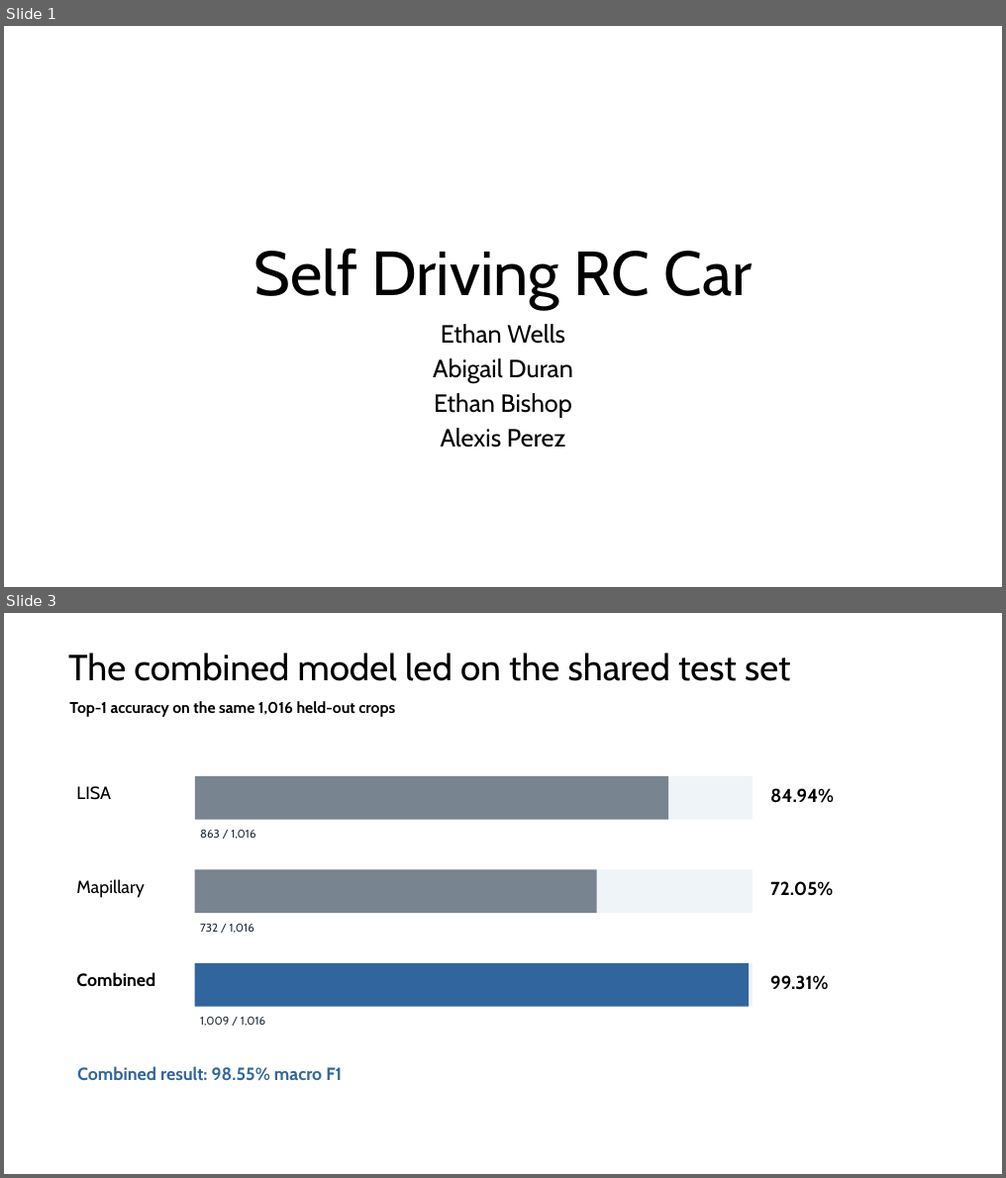
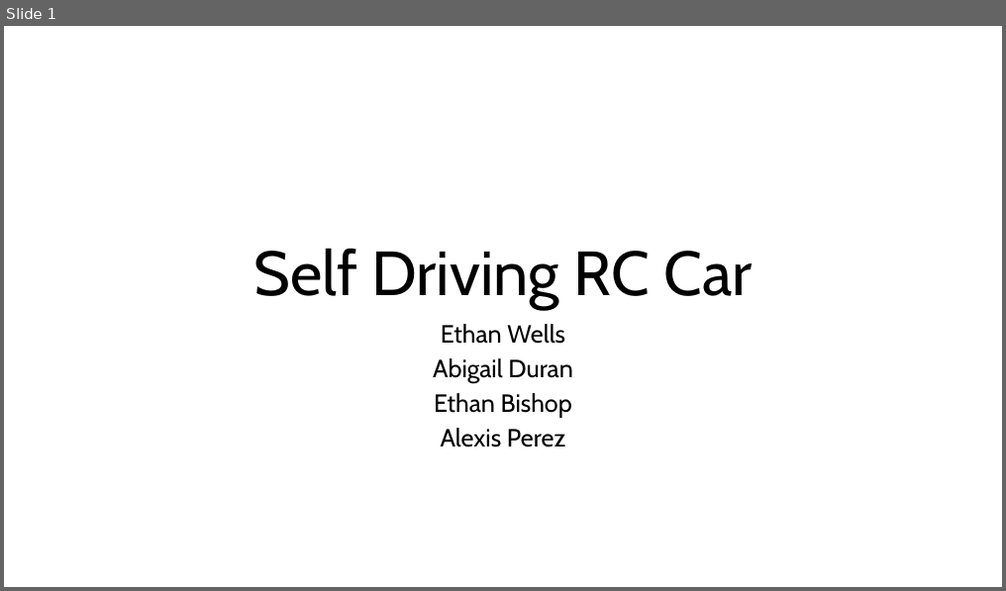
Before and after one commit to EthanWellsSr/BuggyBot, a slide deck: Weekly Reports/Self-Driving-RC-Car.pptx. Shown one above the other, each under a label of ours: slides 1 and 3 before the commit, slide 1 after it; the slides between them are not shown. The pictures are 1006x1178 and 1006x591 pixels, drawn with LibreOffice and Linux fonts; fonts in the diff are those of the drawing. Boxes give left, top, right and bottom in pixels: in the first picture for what was removed or moved away, otherwise in the second. Text is boxed around its words. In the diff, an @@ line names an element or a change of style, - is before the commit and + after.

```diff
--- a/Weekly Reports/Self-Driving-RC-Car.pptx
+++ b/Weekly Reports/Self-Driving-RC-Car.pptx
@@ slide 3 removed at <box>4,613,1002,1174</box>, background #FFFFFF @@
@@ text removed at <box>68,653,790,681</box> @@
-The combined model led on the shared test set
@@ text removed at <box>69,701,395,717</box> @@
-Top-1 accuracy on the same 1,016 held-out crops
@@ text removed at <box>76,786,111,800</box> @@
-LISA
@@ rectangle removed at <box>195,776,752,820</box> @@
@@ rectangle removed at <box>195,776,668,820</box> @@
@@ text removed at <box>770,788,834,803</box> @@
-84.94%
@@ text removed at <box>200,829,255,839</box> @@
-863 / 1,016
@@ text removed at <box>76,879,144,898</box> @@
-Mapillary
@@ rectangle removed at <box>195,869,752,913</box> @@
@@ rectangle removed at <box>195,869,597,913</box> @@
@@ text removed at <box>770,881,833,896</box> @@
-72.05%
@@ text removed at <box>200,923,254,933</box> @@
-732 / 1,016
@@ rectangle removed at <box>195,963,752,1007</box> @@
@@ rectangle removed at <box>195,963,748,1007</box> @@
@@ text removed at <box>76,972,155,987</box> @@
-Combined
@@ text removed at <box>770,975,828,990</box> @@
-99.31%
@@ text removed at <box>200,1017,265,1026</box> @@
-1,009 / 1,016
@@ text removed at <box>77,1066,342,1081</box> @@
-Combined result: 98.55% macro F1
```
Also in this commit, not shown: 4 slides changed, 8 slides added, 8 other slides removed.
